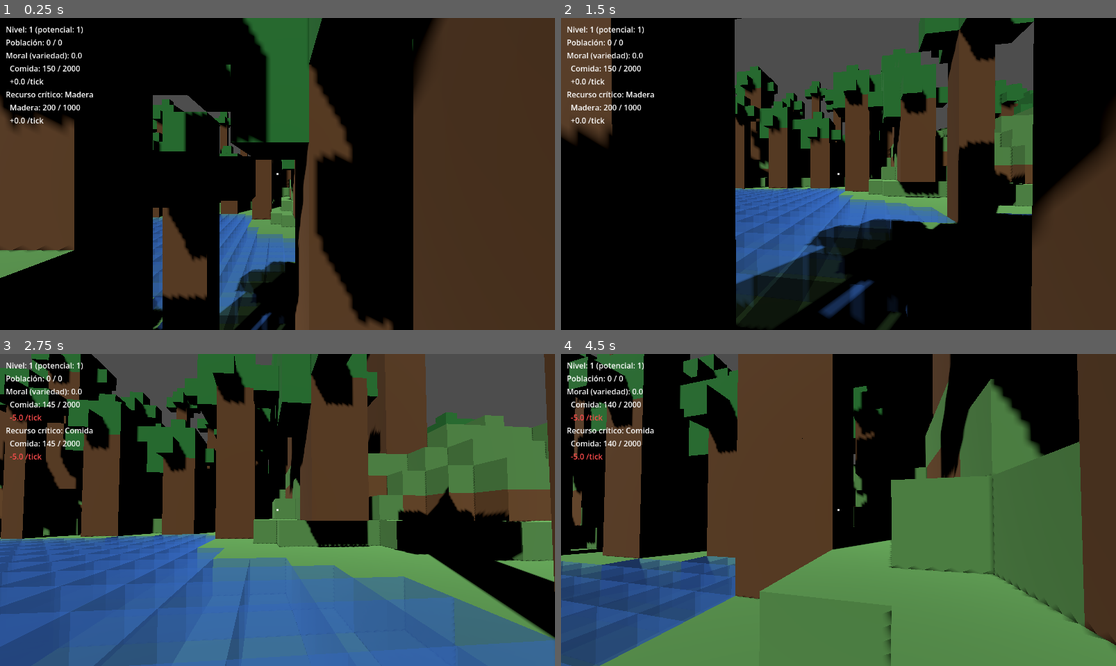
Above: before the commit, frames 1-4 (two rows, left to right).
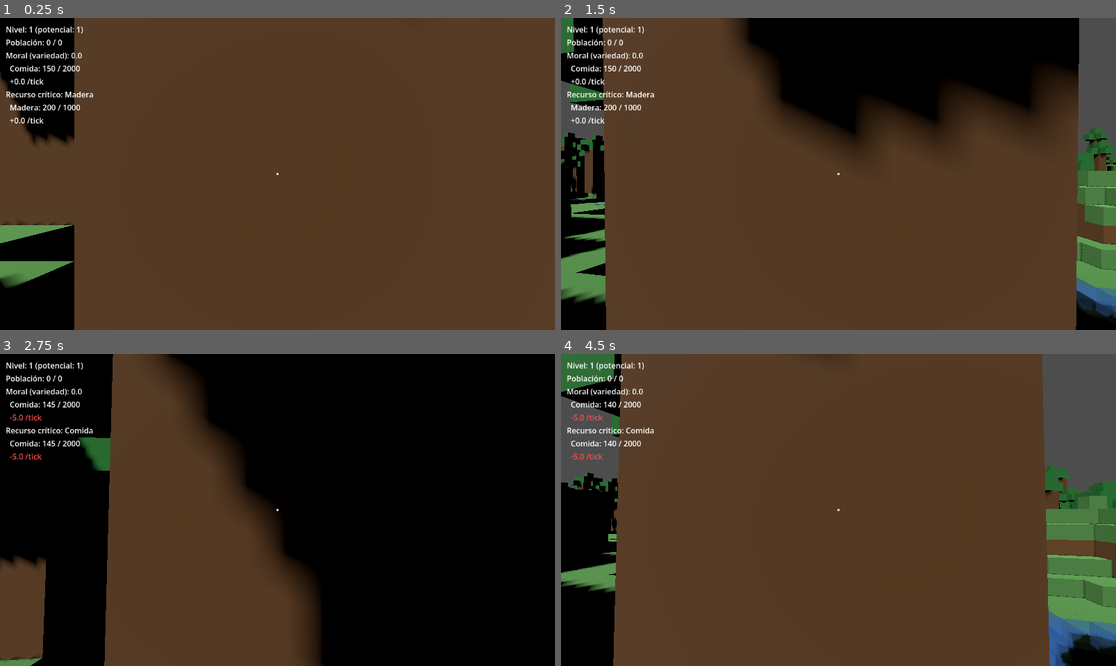
Above: after the commit, the same moments.

Repository: gigalipa/craft-to-nation
Game: Godot game, scene res://scenes/Main.tscn
Two runs of this game, one before a commit and one after it. Both use one fixed random seed, a clock stepped at 60 frames per second and the inputs below.
Inputs (mouse positions are in pixels of both pictures, inside the frame that each line leads up to):
- Up to frame 1 (0.25 s): no input
- Up to frame 2 (1.5 s): tap Enter at 0.5 s; move the mouse to (866, 174) at 0.52 s; hold Shift 0.53-1.28 s; hold W from 0.53 s (still down); click (866, 174) at 0.67 s; tap Space at 0.77 s; move the mouse to (810, 174) at 1.27 s; tap Ctrl at 1.35 s
- Up to frame 3 (2.75 s): keep holding W; tap Space at 1.52 s; move the mouse to (288, 503) at 2.02 s; hold Q from 2.03 s (still down)
- Up to frame 4 (4.5 s): keep holding W; move the mouse to (832, 516) at 2.77 s; release Q at 2.78 s; tap E at 2.85 s; click (832, 516) at 2.92 s; tap Space at 3.02, 3.77 s; move the mouse to (877, 513) at 3.52 s; tap 1 at 3.6 s; move the mouse to (794, 506) at 4.27 s; tap 2 at 4.35 s

The runs differ from the first frame. In frame 1, 58% of the frame differs, in the area x 0-81%, y 0-100%; in frame 2, 84%, in the area x 0-100%, y 0-100%; in frame 3, 81%; in frame 4, 78%.

Commit message:
fix: descartar por completo los ríos que no llegan a desembocar en agua
Decisión tomada jugando en vivo: un cauce atrapado en un valle cerrado se
veía como un trazo suelto en medio del terreno, sin conectar con nada —
peor visualmente que simplemente no generar ese río. _generar_rios() ahora
descarta un río completo (no le aplica ancho/profundidad ni cascadas) si
la última celda de su cauce YA TRUNCADO no es agua.

Actualiza el spec (Sección 2 y 2b) para reflejar la decisión — antes decía
que el cauce parcial se conservaba tal cual. TEST 28 nuevo confirma que
los cauces descartados quedan con cero celdas registradas como río,
mientras los que sí llegan a agua siguen intactos. GeneradorMundoTest
27→28, Test.tscn 37/37 sin cambios.

Co-Authored-By: Claude Sonnet 5 <noreply@anthropic.com>
Claude-Session: https://claude.ai/code/session_01SJTyjZex75AFX3j4vFf7i6

Diff:
--- a/godot/scripts/GeneradorMundo.gd
+++ b/godot/scripts/GeneradorMundo.gd
@@ -489,6 +489,16 @@
 		var truncado: Array[Vector2i] = rio["cauce_truncado"]
 		if truncado.size() < 2:
 			continue
+		# Un cauce que no llega a desembocar en agua (mesa/valle cerrado, o
+		# truncado antes de llegar por un cruce con un río más fuerte) se
+		# descarta por completo — decisión tomada jugando en vivo: un cauce
+		# suelto que no conecta con nada se ve como un error visual, no como
+		# un arroyo real que se pierde en un valle. "Llegar a agua" se mide
+		# sobre el cauce YA truncado (la última celda que le queda), no sobre
+		# el cauce crudo original.
+		var ultima_truncada: Vector2i = truncado[truncado.size() - 1]
+		if not es_agua_en(ultima_truncada.x, ultima_truncada.y):
+			continue
 		_aplicar_ancho_profundidad(truncado, rio["ancho"], ancho_mundo, largo_mundo)
 		_marcar_cascadas(truncado, rio["ancho"], ancho_mundo, largo_mundo)
 
--- a/godot/scripts/GeneradorMundoTest.gd
+++ b/godot/scripts/GeneradorMundoTest.gd
@@ -424,4 +424,39 @@
 		assert(not gen_casc27.es_cascada_en(celda27.x, celda27.y))
 	print("OK: ninguna celda de franja se marca como cascada si _aplicar_ancho_profundidad() no la registró antes como río real.")
 
-	print("\n=== Las 27 pruebas de GeneradorMundo pasaron correctamente ===")
+	print("\n=== TEST 28: un río cuyo cauce no llega a agua se descarta por completo (ninguna de sus celdas se registra como río) ===")
+	# Reproduce exactamente la selección de nacientes/anchos de _generar_rios()
+	# (mismo RNG sembrado en semilla+5, mismo orden de sorteos) para poder
+	# identificar, en un mundo real ya generado, cuáles de los NUM_RIOS
+	# candidatos NO llegaron a agua — esos deben tener CERO celdas registradas
+	# como río en el mundo final, sin importar cuántos pasos haya recorrido su
+	# cauce crudo antes de quedar atrapado en una mesa/valle cerrado.
+	var gen_t28: RefCounted = GeneradorMundoScript.new(VoxelWorld.SEMILLA_MUNDO, VoxelWorld.ANCHO_MUNDO, VoxelWorld.LARGO_MUNDO)
+	var candidatos_t28: Array[Vector2i] = []
+	for x in range(VoxelWorld.ANCHO_MUNDO):
+		for z in range(VoxelWorld.LARGO_MUNDO):
+			if gen_t28.altura_en(x, z) >= GeneradorMundoScript.ALTURA_MAXIMA - GeneradorMundoScript.MARGEN_NACIENTE_RIO:
+				candidatos_t28.append(Vector2i(x, z))
+	var rng_t28 := RandomNumberGenerator.new()
+	rng_t28.seed = VoxelWorld.SEMILLA_MUNDO + 5
+	var num_a_elegir_t28: int = mini(GeneradorMundoScript.NUM_RIOS, candidatos_t28.size())
+	var vio_descartado_t28 := false
+	var vio_sobreviviente_t28 := false
+	for i in range(num_a_elegir_t28):
+		var idx: int = rng_t28.randi() % candidatos_t28.size()
+		var origen: Vector2i = candidatos_t28[idx]
+		candidatos_t28.remove_at(idx)
+		rng_t28.randi_range(GeneradorMundoScript.ANCHO_MINIMO_RIO, GeneradorMundoScript.ANCHO_MAXIMO_RIO)  # consumir el sorteo de ancho, mismo orden que _generar_rios()
+		var cauce_t28: Array[Vector2i] = gen_t28._trazar_rio(origen, VoxelWorld.ANCHO_MUNDO, VoxelWorld.LARGO_MUNDO)
+		var ultima_t28: Vector2i = cauce_t28[cauce_t28.size() - 1]
+		if gen_t28.es_agua_en(ultima_t28.x, ultima_t28.y):
+			vio_sobreviviente_t28 = true
+			continue
+		vio_descartado_t28 = true
+		for celda_t28 in cauce_t28:
+			assert(not gen_t28.es_rio_en(celda_t28.x, celda_t28.y))
+	assert(vio_descartado_t28)
+	assert(vio_sobreviviente_t28)
+	print("OK: los cauces que no llegan a agua quedan con cero celdas registradas como río; los que sí llegan siguen intactos.")
+
+	print("\n=== Las 28 pruebas de GeneradorMundo pasaron correctamente ===")
Not shown, changed: docs/superpowers/specs/2026-09-13-rios-corriente-cascadas-design.md
